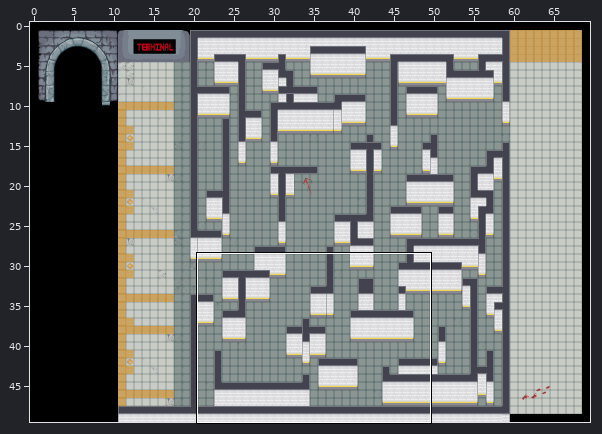
One commit to this Tiled map: assets/maps/mapTest.tmx. Above, an overview of the earlier version with the close-up marked.
Close-up. Old version:
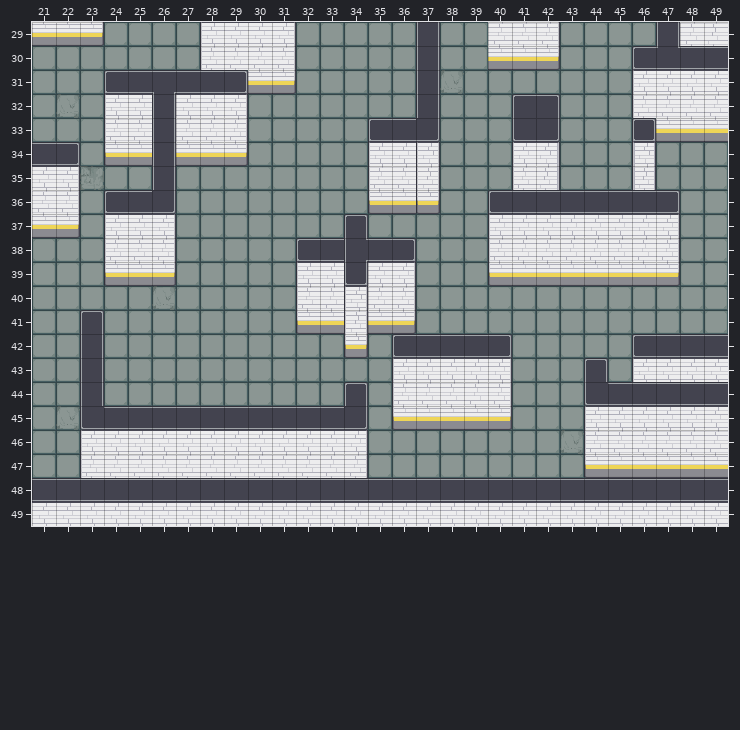
Cells are 32x32 px. Shown: x 21..49, y 29..49. The commit also changed other parts of the map, which this record leaves out.
After:
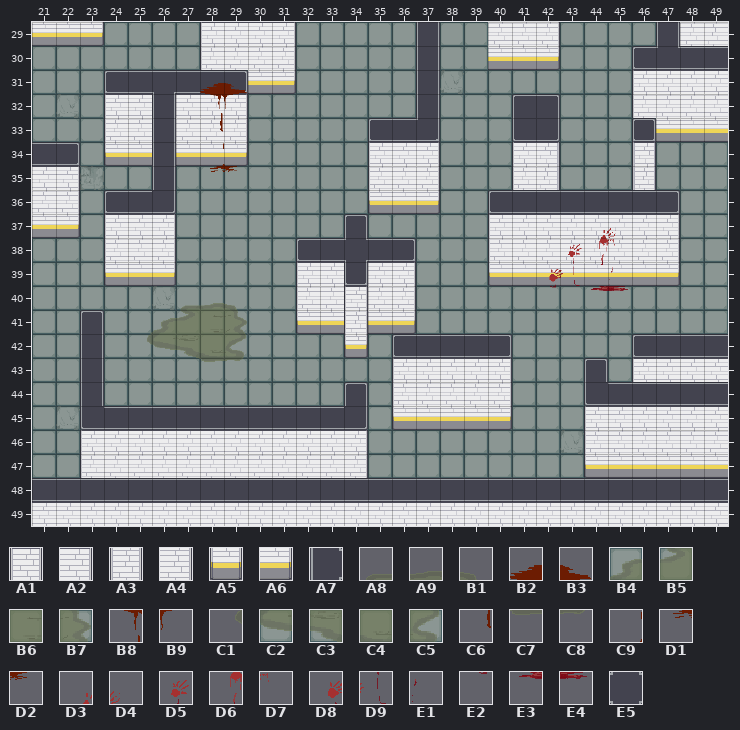
Key: from "map12 - JELO EDIT": A1 36, A2 42, A3 68, A4 74, A5 100, A6 106, A7 206; from "q2_decos": A8 387, A9 388, B1 389, B2 393, B3 394, B4 406, B5 407, B6 408, B7 409, B8 413, B9 414, C1 425, C2 426, C3 427, C4 428, C5 429, C6 433, C7 448, C8 449, C9 453, D1 473, D2 474; from "q3_decos": D3 268, D4 269, D5 287, D6 288, D7 289, D8 306, D9 307, E1 309, E2 326, E3 328, E4 329; from "walls_roof": E5 398.
__ is an empty cell.
Tiles of an added or newly shown layer are drawn over the layers below it.
See-through tiles are keyed as they look on the map.
The edit:
Layer "walkable floors" (now shown):
There is now tile A8 in row 40 at x 27.
There is now tile A9 in row 40 at x 28.
There is now tile B1 in row 40 at x 29.
There is now tile B4 in row 41 at x 26.
There is now tile B5 in row 41 at x 27.
There is now tile B6 in row 41 at x 28.
There is now tile B7 in row 41 at x 29.
There is now tile C1 in row 42 at x 25.
There is now tile C2 in row 42 at x 26.
There is now tile C3 in row 42 at x 27.
There is now tile C4 in row 42 at x 28.
There is now tile C5 in row 42 at x 29.
There is now tile C7 in row 43 at x 28.
There is now tile C8 in row 43 at x 29.
Layer "Walls":
The edit turns tile A1 into tile A2 in row 34 at x 37.
The edit turns tile A3 into tile A4 in row 35 at x 37.
The edit turns tile A5 into tile A6 in row 36 at x 37.
The edit turns tile A7 into tile E5 in row 38 at x 34.
Layer "Wall Roofs":
There is now tile B2 in row 31 at x 28.
There is now tile B3 in row 31 at x 29.
There is now tile B8 in row 32 at x 28.
There is now tile B9 in row 32 at x 29.
There is now tile C6 in row 33 at x 28.
There is now tile C9 in row 34 at x 28.
There is now tile D1 in row 35 at x 28.
There is now tile D2 in row 35 at x 29.
There is now tile D3 in row 37 at x 44.
There is now tile D4 in row 37 at x 45.
There is now tile D5 in row 38 at x 43.
There is now tile D6 in row 38 at x 44.
There is now tile D7 in row 38 at x 45.
There is now tile D8 in row 39 at x 42.
There is now tile D9 in row 39 at x 43.
There is now tile E1 in row 39 at x 45.
There is now tile E2 in row 40 at x 42.
There is now tile E3 in row 40 at x 44.
There is now tile E4 in row 40 at x 45.
Where, in picture pixels (left, top, right, bottom), the same in both close-ups:
added: (200, 83, 247, 172)
changed: (416, 142, 434, 214)
added: (549, 228, 628, 291)
changed: (344, 239, 346, 261)
added: (147, 303, 247, 362)
